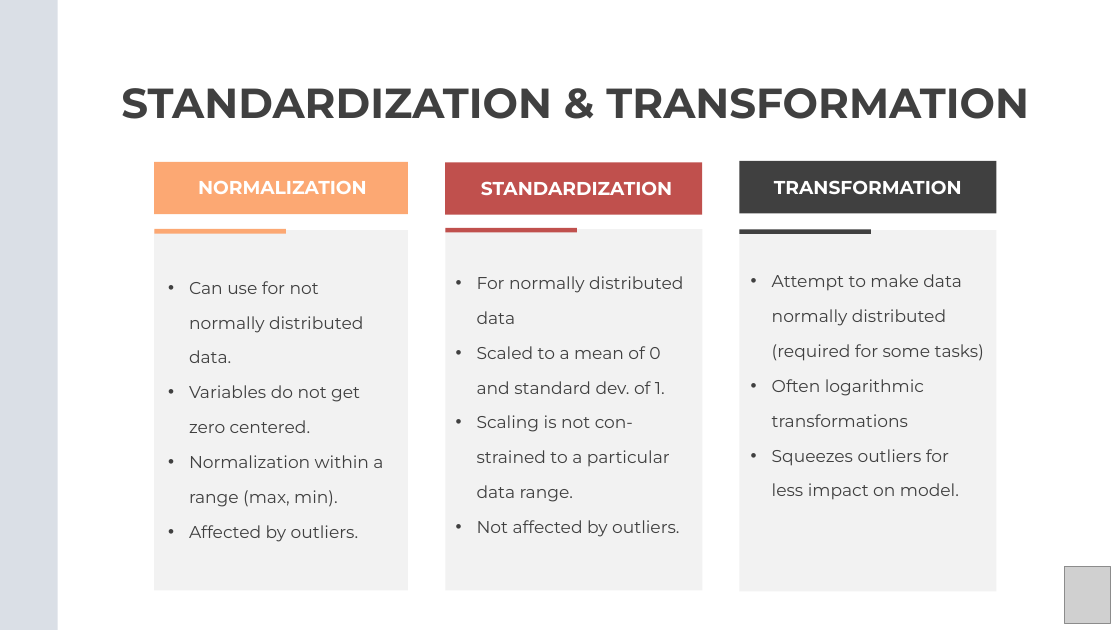
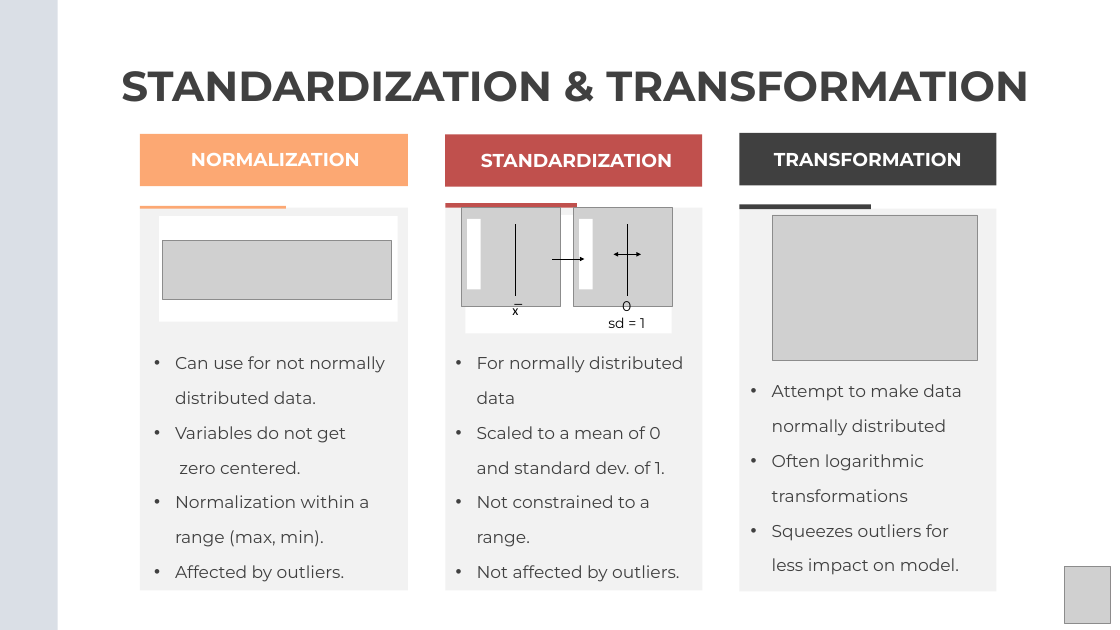
Before and after one commit to Center-for-Health-Data-Science/Foundations-of-Health-Data-Science, a slide deck: slide 29 of Slides/FHDS_Exploratory_Data_Analysis_Part2.pptx (slide 33 before the commit). Drawn at 1120x630 pixels with LibreOffice and Linux fonts; fonts in the diff are those of the drawing; grey boxes stand for pictures. Boxes give left, top, right and bottom in pixels: in the first picture for what was removed or moved away, otherwise in the second. Text is boxed around its words. In the diff, an @@ line names an element or a change of style, - is before the commit and + after.

```diff
--- a/Slides/FHDS_Exploratory_Data_Analysis_Part2.pptx
+++ b/Slides/FHDS_Exploratory_Data_Analysis_Part2.pptx
@@ text "STANDARDIZATION & TRANSFORMATION": place and size @@
-text "STANDARDIZATION & TRANSFORMATION" at bbox=[121, 88, 1029, 119]
+text "STANDARDIZATION & TRANSFORMATION" at bbox=[121, 71, 1029, 102]
@@ rectangle: place and size @@
-rectangle at bbox=[154, 162, 408, 214]
+rectangle at bbox=[140, 134, 408, 186]
@@ text "NORMALIZATION": place and size @@
-text "NORMALIZATION" at bbox=[198, 181, 367, 194]
+text "NORMALIZATION" at bbox=[191, 153, 360, 166]
@@ 2 texts, 2 rectangles: place and size @@
-2 texts, 2 rectangles at bbox=[445, 161, 996, 215]
+2 texts, 2 rectangles at bbox=[445, 133, 996, 187]
@@ rectangle: place and size @@
-rectangle at bbox=[154, 230, 408, 590]
+rectangle at bbox=[140, 208, 408, 590]
@@ rectangle: place and size @@
-rectangle at bbox=[155, 229, 286, 234]
+rectangle at bbox=[140, 206, 286, 209]
@@ rectangle: place and size @@
-rectangle at bbox=[445, 229, 702, 590]
+rectangle at bbox=[445, 208, 702, 590]
@@ rectangle: place and size @@
-rectangle at bbox=[445, 228, 577, 232]
+rectangle at bbox=[445, 203, 577, 207]
@@ rectangle: place and size @@
-rectangle at bbox=[739, 230, 996, 591]
+rectangle at bbox=[739, 209, 996, 591]
@@ rectangle: place and size @@
-rectangle at bbox=[739, 229, 871, 234]
+rectangle at bbox=[739, 204, 871, 209]
@@ text removed at bbox=[888, 190, 1068, 213] @@
-TRANSFORMATION
@@ rectangle added at bbox=[159, 216, 398, 321], fill #FFFFFF @@
@@ rectangle added at bbox=[465, 215, 672, 334], fill #FFFFFF @@
@@ picture added at bbox=[772, 215, 977, 360] @@
@@ picture added at bbox=[162, 240, 391, 299] @@
@@ arrow added from (552, 259) to (585, 259), #000000 0.75 pt @@
@@ group added at bbox=[574, 208, 672, 328]: 2 lines, 1 picture, 1 rectangle, 1 text, 1 double arrow @@
+0
+sd = 1
@@ group added at bbox=[462, 208, 560, 315]: 2 lines, 1 picture, 1 rectangle, 1 text @@
+x̅
@@ text "Can use for not normally ..." rewrapped from bbox=[189, 281, 383, 542] to bbox=[175, 356, 385, 582] @@
@@ text "For normally distributed data": place and size @@
-text "For normally distributed data" at bbox=[477, 276, 683, 537]
+text "For normally distributed data" at bbox=[477, 356, 683, 582]
@@ text "Attempt to make data normally ...": place and size @@
-text "Attempt to make data normally ..." at bbox=[772, 274, 984, 500]
+text "Attempt to make data normally ..." at bbox=[772, 384, 962, 575]
@@ text at bbox=[772, 384, 962, 436]: text changed @@
-• Attempt to make data normally distributed (required for some tasks)
+• Attempt to make data normally distributed
@@ text at bbox=[477, 495, 650, 547]: text changed @@
-• Scaling is not con-strained to a particular data range.
+• Not constrained to a
+  range.
```
Also in this commit, not shown: 3 other slides changed, 3 slides added, 7 slides removed.
